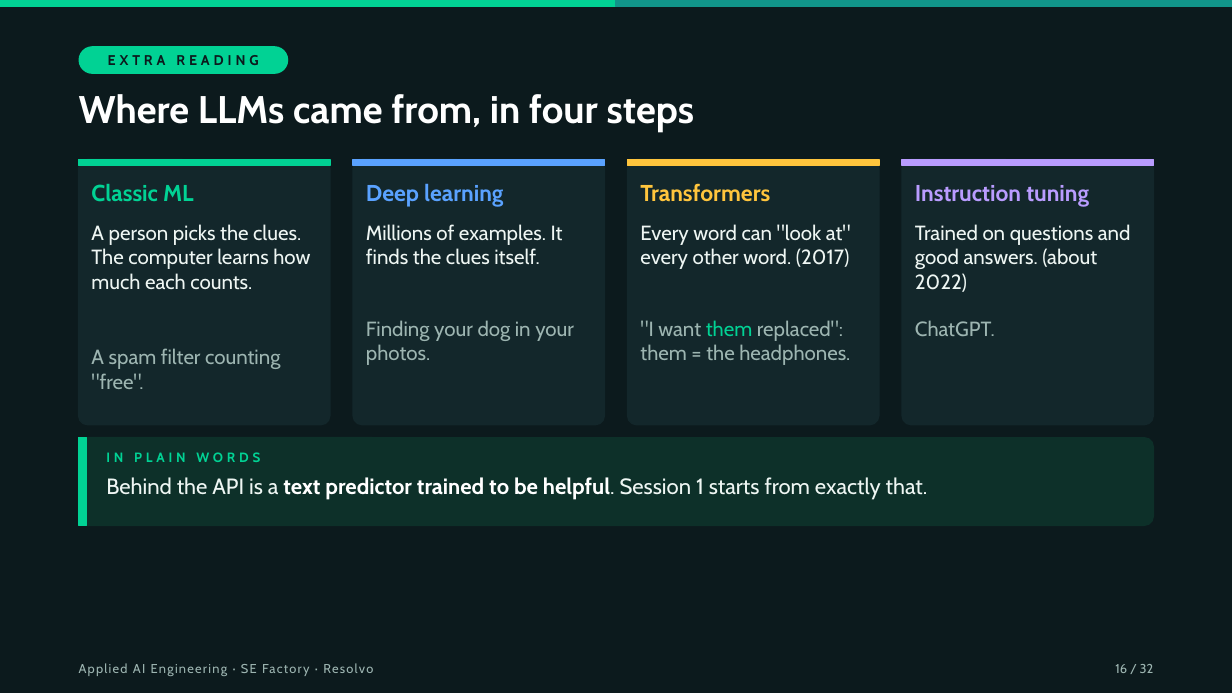
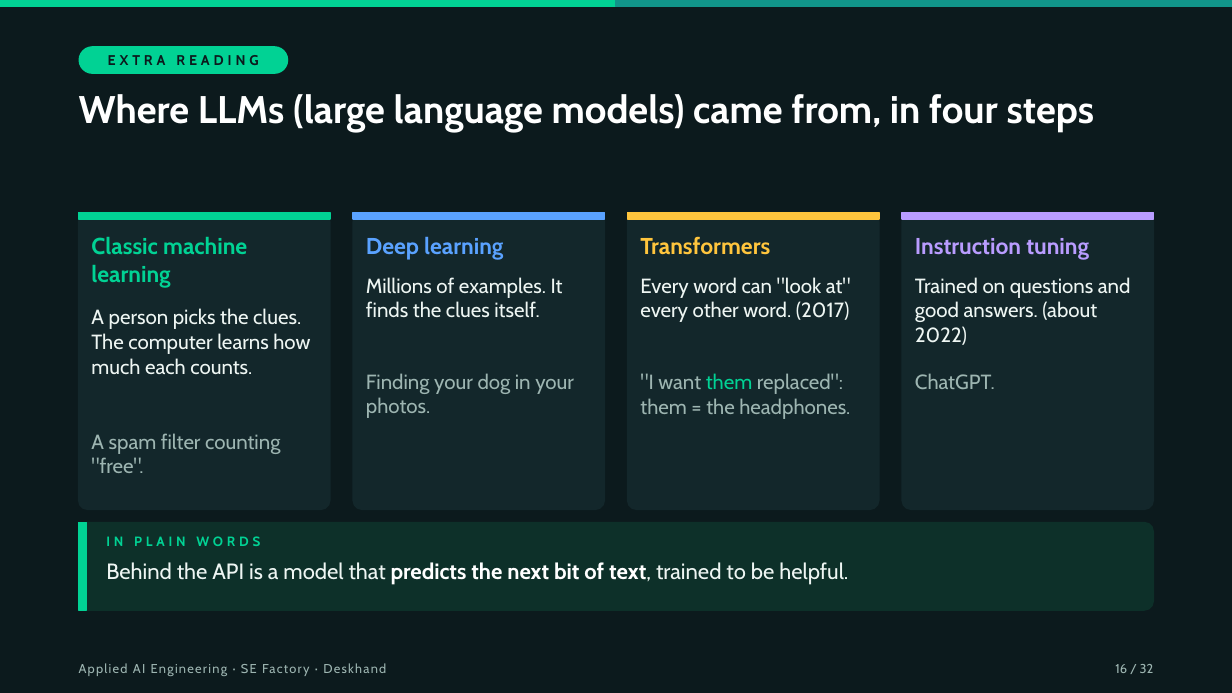
Before and after one commit to hasankanaan26/prep-kit, a slide deck: slide 16 of slides/session-00.pptx. Drawn at 1232x693 pixels with LibreOffice and Linux fonts; fonts in the diff are those of the drawing. Boxes give left, top, right and bottom in pixels: in the first picture for what was removed or moved away, otherwise in the second. Text is boxed around its words. In the diff, an @@ line names an element or a change of style, - is before the commit and + after.

```diff
--- a/slides/session-00.pptx
+++ b/slides/session-00.pptx
@@ text at [79, 94, 1095, 132]: text changed @@
-Where LLMs came from, in four steps
+Where LLMs (large language models) came from, in four steps
@@ rounded rectangle: place and size @@
-rounded rectangle at [79, 160, 330, 425]
+rounded rectangle at [79, 213, 330, 509]
@@ text at [91, 237, 247, 288]: text changed @@
-Classic ML
+Classic machine learning
@@ rounded rectangle: place and size @@
-rounded rectangle at [353, 160, 604, 425]
+rounded rectangle at [353, 213, 604, 509]
@@ rounded rectangle: place and size @@
-rounded rectangle at [628, 160, 879, 425]
+rounded rectangle at [628, 213, 879, 509]
@@ 9 texts, 4 rectangles: place and size @@
-9 texts, 4 rectangles at [79, 160, 1153, 365]
+9 texts, 4 rectangles at [79, 213, 1153, 419]
@@ rounded rectangle: place and size @@
-rounded rectangle at [902, 160, 1153, 425]
+rounded rectangle at [902, 213, 1153, 509]
@@ 3 texts, 1 rounded rectangle, 1 rectangle: place and size @@
-3 texts, 1 rounded rectangle, 1 rectangle at [79, 224, 1153, 526]
+3 texts, 1 rounded rectangle, 1 rectangle at [79, 308, 1153, 610]
@@ text at [106, 562, 848, 585]: text changed @@
-Behind the API is a text predictor trained to be helpful. Session 1 starts from exactly that.
+Behind the API is a model that predicts the next bit of text, trained to be helpful.
@@ text at [79, 663, 386, 676]: text changed @@
-Applied AI Engineering · SE Factory · Resolvo
+Applied AI Engineering · SE Factory · Deskhand
```
Also in this commit, not shown: 31 other slides changed, 6 other files.
